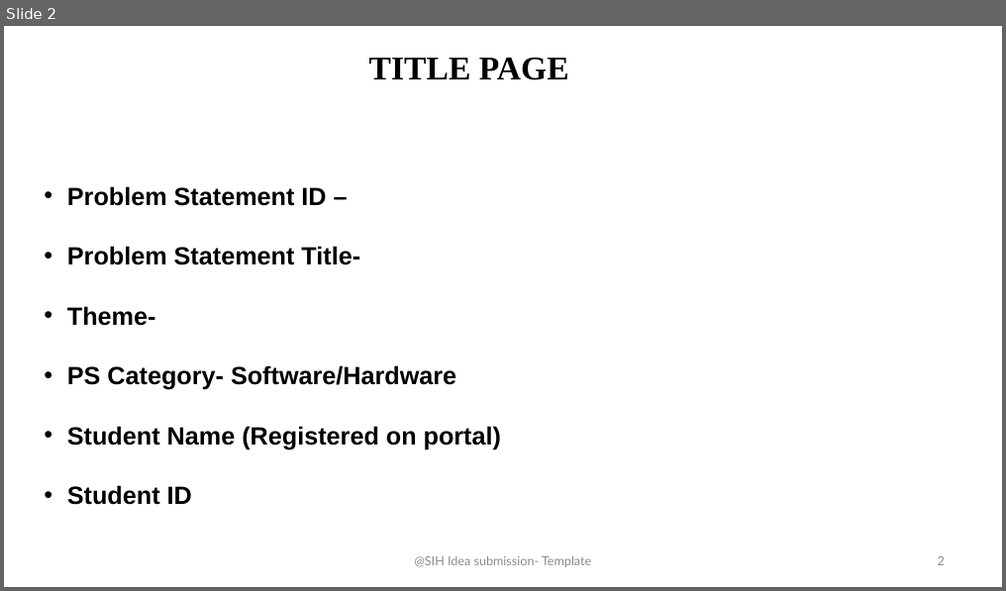
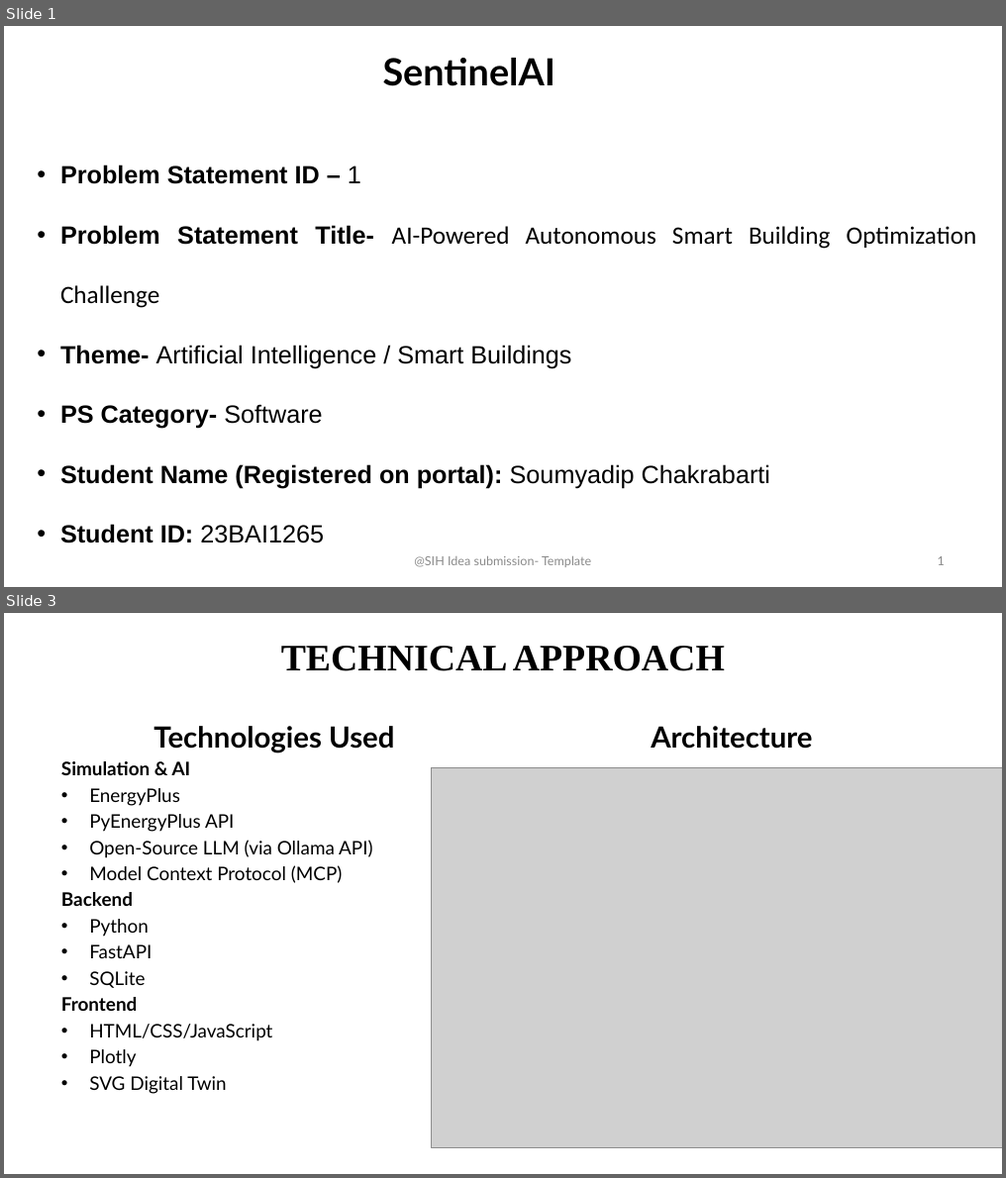
Before and after one commit to APEXPRE123207/Sentinel_BMS_AI, a slide deck: deliverables/SentinelAI_BMS_Presentation.pptx. Shown one above the other, each under a label of ours: slide 2 before the commit, slides 1 and 3 after it; the slides between them are not shown. The pictures are 1006x591 and 1006x1178 pixels, drawn with LibreOffice and Linux fonts; fonts in the diff are those of the drawing; grey boxes stand for pictures. Boxes give left, top, right and bottom in pixels: in the first picture for what was removed or moved away, otherwise in the second. Text is boxed around its words. In the diff, an @@ line names an element or a change of style, - is before the commit and + after.

Commit message:
chore: Final project commit for submission

```diff
--- a/deliverables/SentinelAI_BMS_Presentation.pptx
+++ b/deliverables/SentinelAI_BMS_Presentation.pptx
@@ slide 3 added at <box>4,613,1002,1174</box>, background #FFFFFF @@
@@ title added at <box>281,646,725,671</box>, 36 pt, text #000000, bold @@
+TECHNICAL APPROACH
@@ text added at <box>61,726,394,1094</box>, 18 pt, text #000000 @@
+Technologies Used
+Simulation & AI
+• EnergyPlus
+• PyEnergyPlus API
+• Open-Source LLM (via Ollama API)
+• Model Context Protocol (MCP)
+Backend
+• Python
+• FastAPI
+• SQLite
+Frontend
+• HTML/CSS/JavaScript
+• Plotly
+• SVG Digital Twin
@@ text added at <box>650,726,812,749</box>, 28 pt, text #000000, bold @@
+Architecture
@@ picture added at <box>432,768,1002,1149</box> @@
@@ text added at <box>414,1142,591,1149</box>, 12 pt, text #FFFFFF @@
+@SIH Idea submission- Template
@@ page number added at <box>938,1148,944,1149</box>, 12 pt, text #FFFFFF, bold @@
+3
@@ what was slide 2 is now slide 1 @@
@@ slide 1 changed as well @@
@@ text at <box>383,58,555,86</box>: text changed; size 32 to 36 pt; font Times New Roman to Lato @@
-TITLE PAGE
+SentinelAI
@@ text at <box>60,165,977,544</box>: text changed; bold off @@
-• Problem Statement ID –
-• Problem Statement Title-
-• Theme-
-• PS Category- Software/Hardware
-• Student Name (Registered on portal)
-• Student ID
+• Problem Statement ID – 1
+• Problem Statement Title- AI-Powered Autonomous Smart Building Optimization Challenge
+• Theme- Artificial Intelligence / Smart Buildings
+• PS Category- Software
+• Student Name (Registered on portal): Soumyadip Chakrabarti
+• Student ID: 23BAI1265
@@ page number at <box>938,557,944,566</box>: text changed @@
-2
+1
```
Also in this commit, not shown: 2 other slides changed, 2 other slides added, 4 slides removed, 13 other files.
